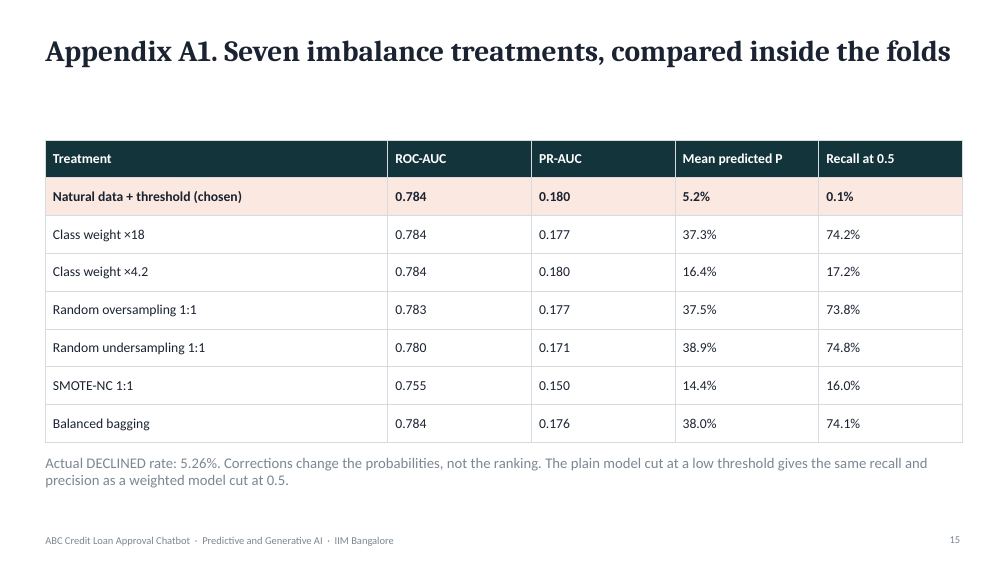
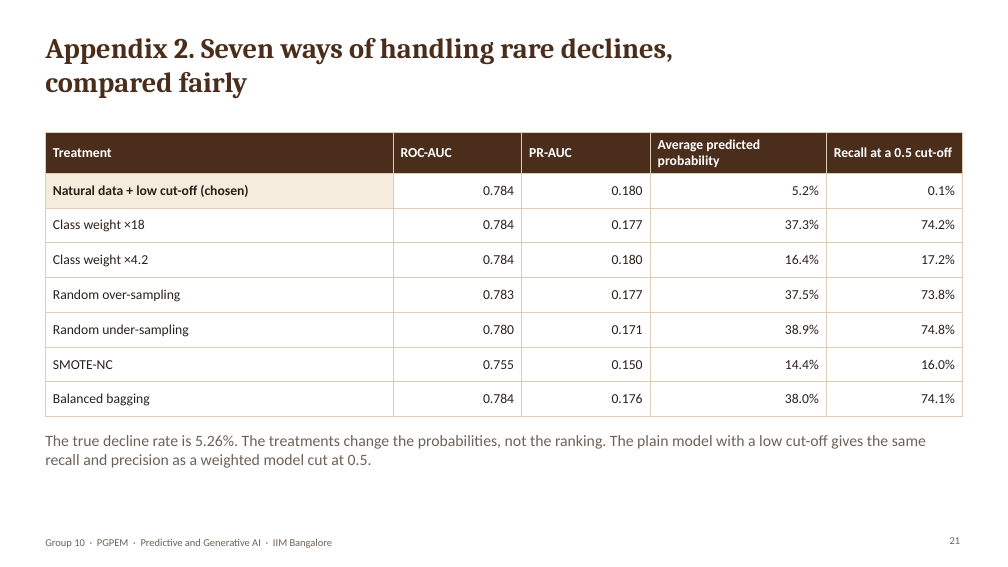
Before and after one commit to joymondal/abc_credit_project, a slide deck: slide 21 of docs/ABC_Credit_Chatbot_Presentation.pptx (slide 15 before the commit). Drawn at 1008x567 pixels with LibreOffice and Linux fonts; fonts in the diff are those of the drawing; background and template pictures are left out. Boxes give left, top, right and bottom in pixels: in the first picture for what was removed or moved away, otherwise in the second. Text is boxed around its words. In the diff, an @@ line names an element or a change of style, - is before the commit and + after.

```diff
--- a/docs/ABC_Credit_Chatbot_Presentation.pptx
+++ b/docs/ABC_Credit_Chatbot_Presentation.pptx
@@ title at (45,38,673,99): text changed; size 28 to 27 pt; text colour #1B2333 to #4A2E1B @@
-Appendix A1. Seven imbalance treatments, compared inside the folds
+Appendix 2. Seven ways of handling rare declines, compared fairly
@@ table at (45,132,963,410) @@
-row 1, column 4: Mean predicted P
+row 1, column 4: Average predicted probability
-row 1, column 5: Recall at 0.5
+row 1, column 5: Recall at a 0.5 cut-off
-row 2, column 1: Natural data + threshold (chosen)
+row 2, column 1: Natural data + low cut-off (chosen)
-row 5, column 1: Random oversampling 1:1
+row 5, column 1: Random over-sampling
-row 6, column 1: Random undersampling 1:1
+row 6, column 1: Random under-sampling
-row 7, column 1: SMOTE-NC 1:1
+row 7, column 1: SMOTE-NC
@@ fill #14343B to #4A2E1B in row 1 @@
@@ fill #FBE9E1 to #F6ECDD in row 2, column 1 @@
@@ fill #FBE9E1 to none in 4 cells @@
@@ text colour #1B2333 to #2A211B in "0.784", "0.180", "5.2%", "0.1%" and 27 more places @@
@@ bold off in "0.784", "0.180", "5.2%", "0.1%" @@
@@ alignment left to right @@
@@ borders changed @@
@@ table: place and size @@
-table at (45,140,963,435)
+table at (45,132,963,410)
@@ text at (45,435,926,468): text changed; size 14 to 15 pt; text colour #7C8794 to #6E6157 @@
-Actual DECLINED rate: 5.26%. Corrections change the probabilities, not the ranking. The plain model cut at a low threshold gives the same recall and precision as a weighted model cut at 0.5.
+The true decline rate is 5.26%. The treatments change the probabilities, not the ranking. The plain model with a low cut-off gives the same recall and precision as a weighted model cut at 0.5.
@@ text at (45,538,333,548): text changed; text colour #7C8794 to #6E6157 @@
-ABC Credit Loan Approval Chatbot · Predictive and Generative AI · IIM Bangalore
+Group 10 · PGPEM · Predictive and Generative AI · IIM Bangalore
@@ page number removed at (950,536,961,543) @@
-15
@@ page number added at (950,537,961,544), 10 pt, text #6E6157 @@
+21
```
Also in this commit, not shown: 9 other slides changed, 14 slides added, 8 slides removed, 4 other files.
